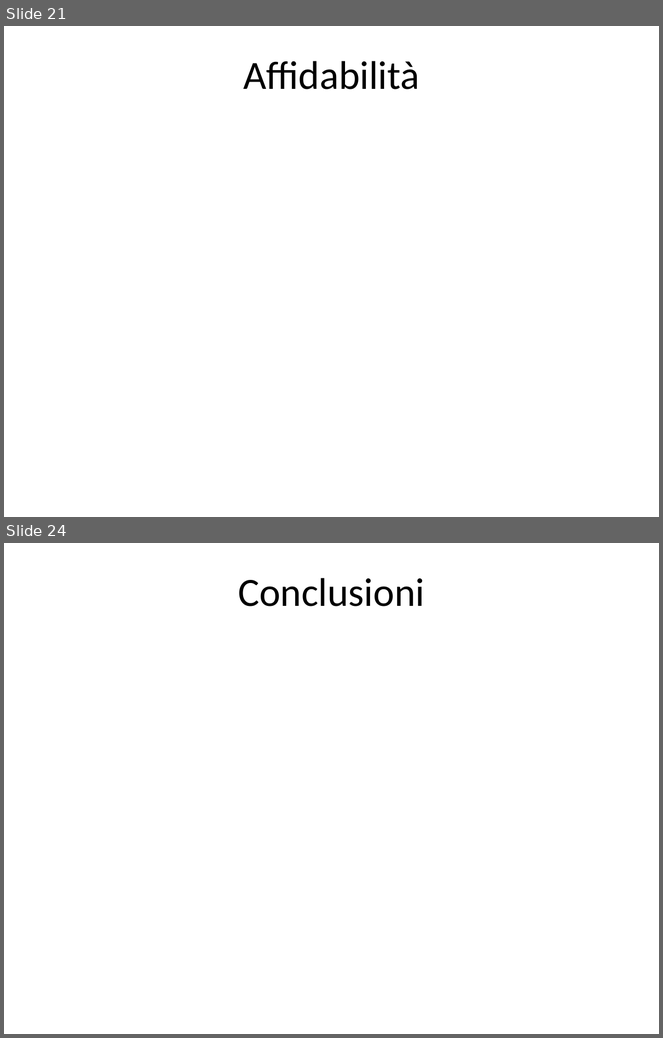
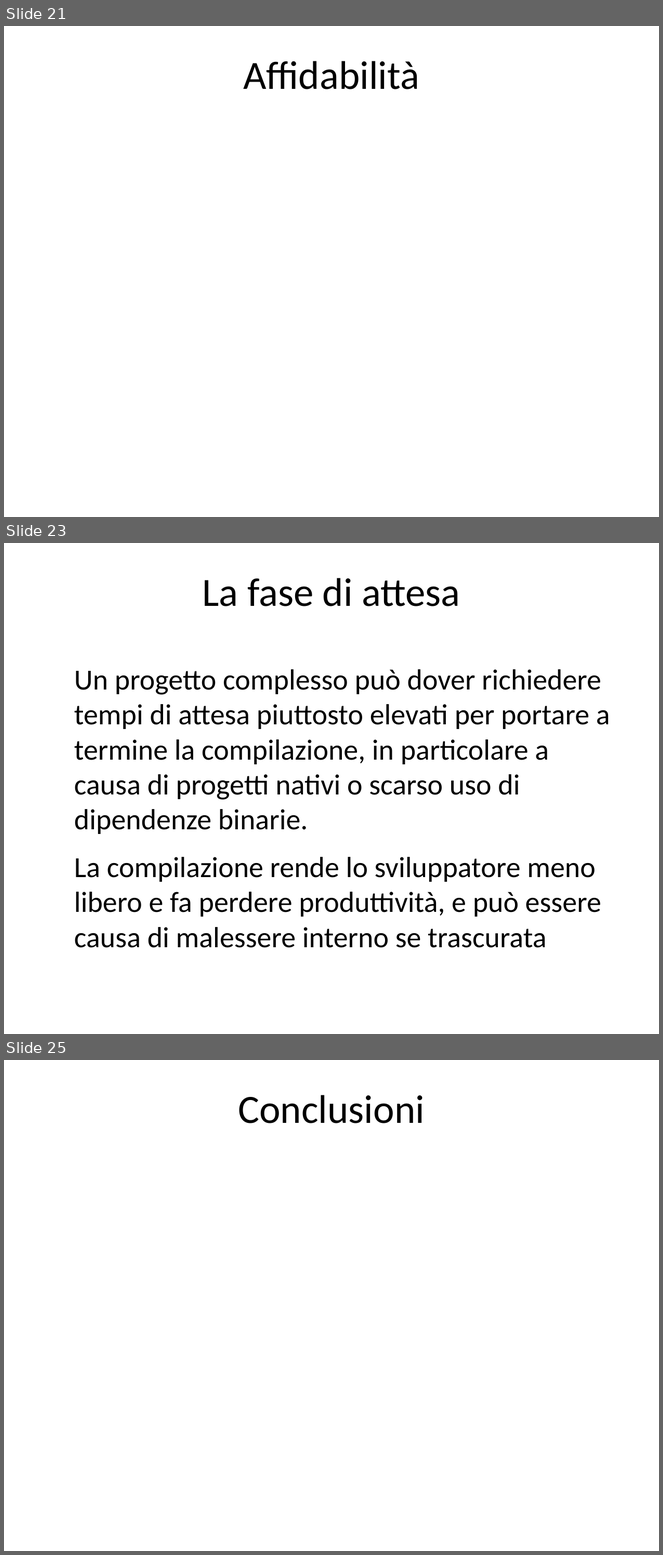
Before and after one commit to rramirez-tec-mx/Repo, a slide deck: La salute del software.odp. Shown one above the other, each under a label of ours: slides 21 and 24 before the commit, slides 21, 23 and 25 after it; the slides between them are not shown. The pictures are 663x1038 and 663x1555 pixels, drawn with LibreOffice and Linux fonts; fonts in the diff are those of the drawing. Boxes give left, top, right and bottom in pixels: in the first picture for what was removed or moved away, otherwise in the second. Text is boxed around its words. In the diff, an @@ line names an element or a change of style, - is before the commit and + after.

```diff
--- a/La salute del software.odp
+++ b/La salute del software.odp
@@ slide 23 added at (4,543,659,1034), background #FFFFFF @@
@@ title added at (203,578,460,606), 44 pt, text #000000 @@
+La fase di attesa
@@ text added at (74,669,610,948), 32 pt, text #000000 @@
+Un progetto complesso può dover richiedere tempi di attesa piuttosto elevati per portare a termine la compilazione, in particolare a causa di progetti nativi o scarso uso di dipendenze binarie.
+La compilazione rende lo sviluppatore meno libero e fa perdere produttività, e può essere causa di malessere interno se trascurata
@@ what was slide 24 is now slide 25 @@
```
Also in this commit, not shown: 2 other slides added, 2 slides removed.
